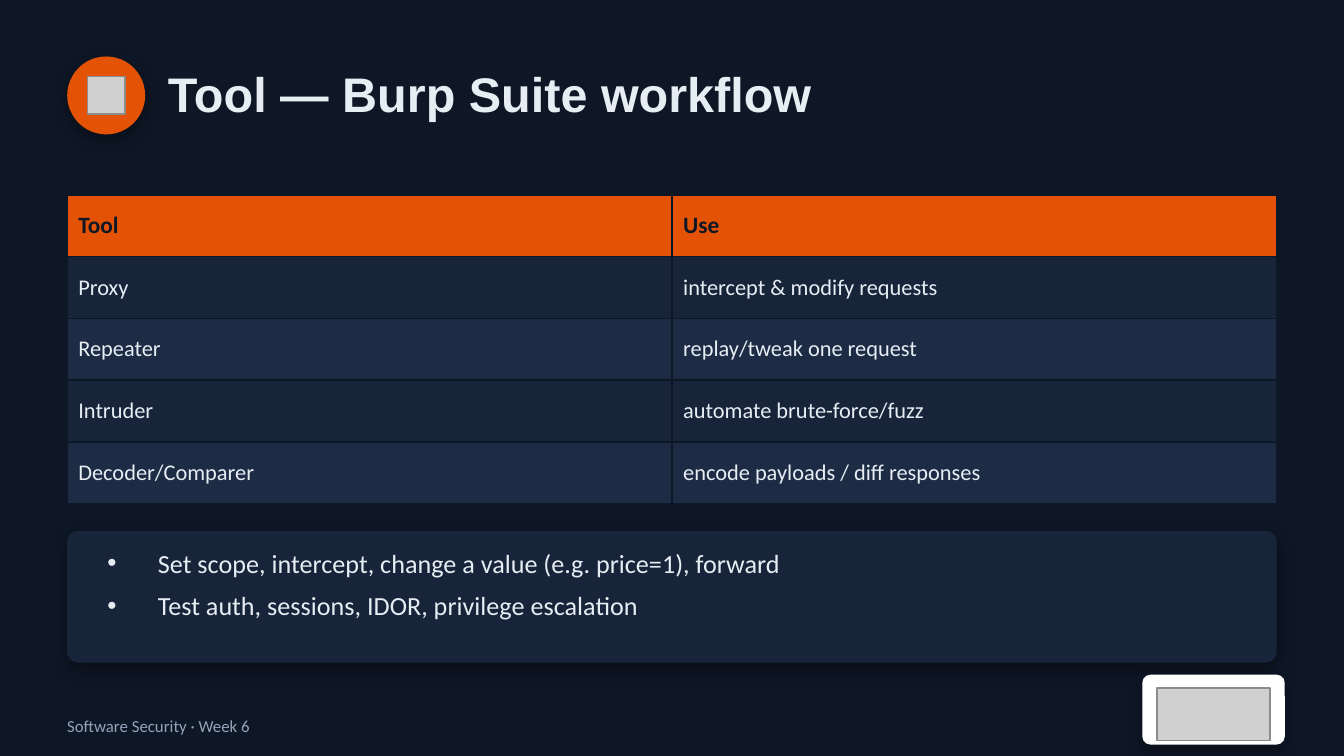
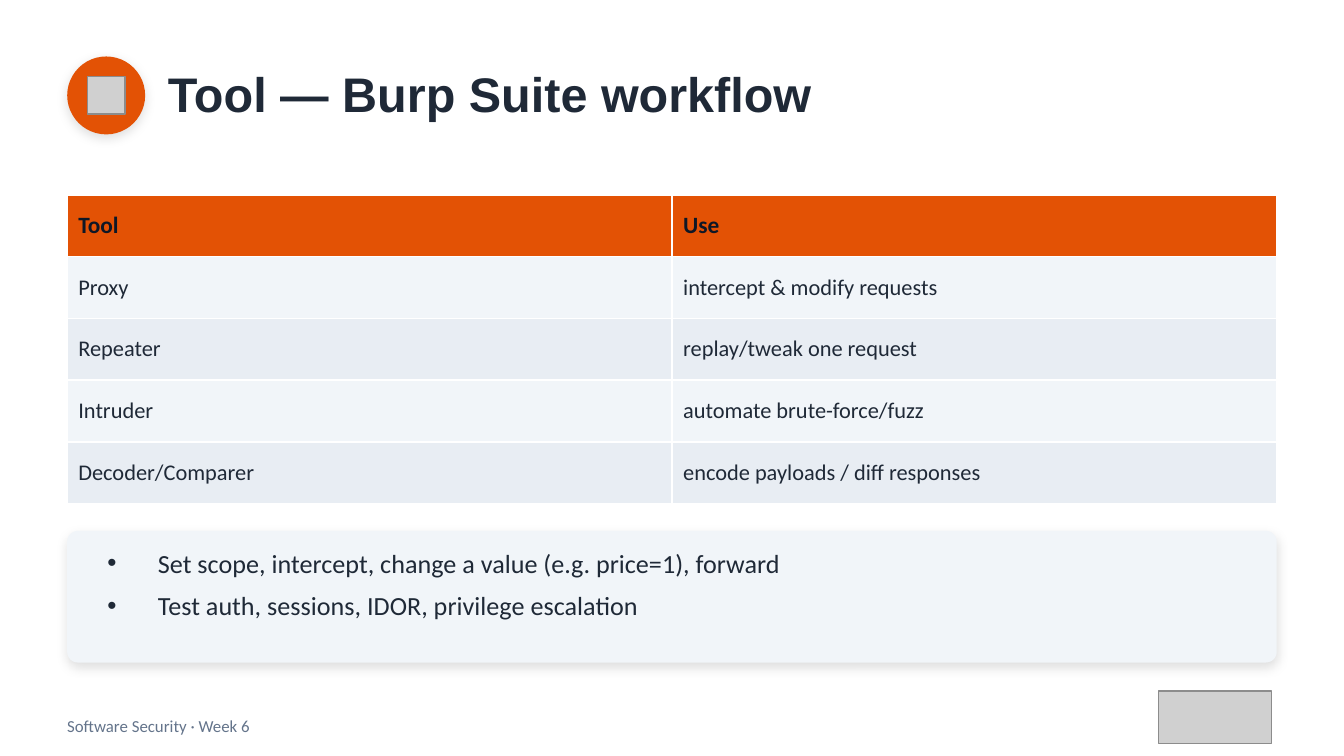
Before and after one commit to nutthakorn7/software-security, a slide deck: slide 14 of slides/pptx/week06.pptx. Drawn at 1344x756 pixels with LibreOffice and Linux fonts; fonts in the diff are those of the drawing; grey boxes stand for pictures. Boxes give left, top, right and bottom in pixels: in the first picture for what was removed or moved away, otherwise in the second. Text is boxed around its words. In the diff, an @@ line names an element or a change of style, - is before the commit and + after.

```diff
--- a/slides/pptx/week06.pptx
+++ b/slides/pptx/week06.pptx
@@ background #0E1726 to #FFFFFF @@
@@ ellipse at (67, 56, 145, 134): shadow changed @@
@@ text "Tool — Burp Suite workflow" at (168, 77, 811, 121): text colour #E6EDF3 to #1F2937 @@
@@ table at (67, 195, 1277, 488) @@
@@ fill #18243A to #F1F5F9 in 4 cells @@
@@ fill #1E2B45 to #E8EDF3 in 4 cells @@
@@ text colour #E6EDF3 to #1F2937 @@
@@ borders changed @@
@@ rounded rectangle at (67, 531, 1277, 663): fill #18243A to #F1F5F9; shadow changed @@
@@ text "Set scope, intercept, change a ..." at (158, 554, 780, 620): text colour #E6EDF3 to #1F2937 @@
@@ rounded rectangle removed at (1142, 675, 1285, 745) @@
@@ text "Software Security · Week 6" at (67, 720, 250, 735): text colour #94A3B8 to #64748B @@
```
Also in this commit, not shown: 18 other slides changed, 19 other files.
